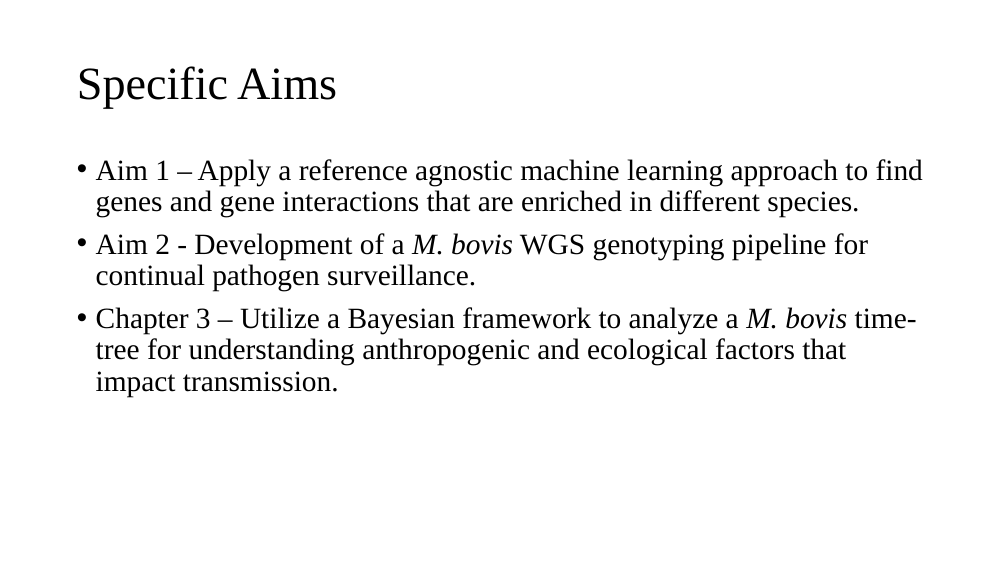
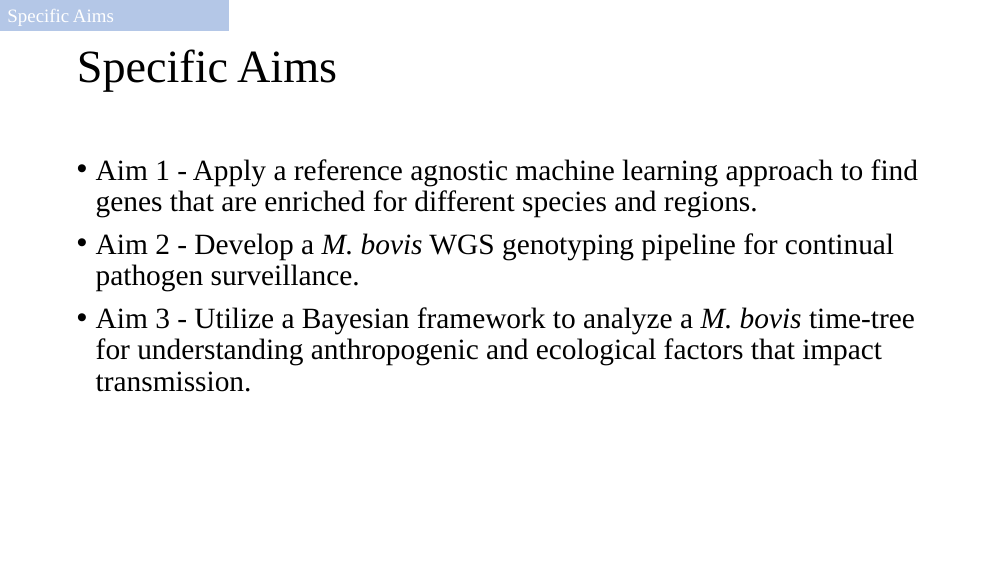
Before and after one commit to salvadorlab/Bovis-PangenomeOfReservoirs, a slide deck: slide 18 of Resources/2021_committeemeeting.pptx (slide 14 before the commit). Drawn at 1008x567 pixels with LibreOffice and Linux fonts; fonts in the diff are those of the drawing. Boxes give left, top, right and bottom in pixels: in the first picture for what was removed or moved away, otherwise in the second. Text is boxed around its words. In the diff, an @@ line names an element or a change of style, - is before the commit and + after.

```diff
--- a/Resources/2021_committeemeeting.pptx
+++ b/Resources/2021_committeemeeting.pptx
@@ rectangle added at (0,0,229,30), fill #B4C7E7, outline #B4C7E7 1 pt, 18 pt, text #FFFFFF @@
+Specific Aims
@@ title "Specific Aims": place and size @@
-title "Specific Aims" at (77,66,337,109)
+title "Specific Aims" at (77,49,337,91)
@@ text at (96,159,918,392): text changed @@
-• Aim 1 – Apply a reference agnostic machine learning approach to find genes and gene interactions that are enriched in different species.
-• Aim 2 - Development of a M. bovis WGS genotyping pipeline for continual pathogen surveillance.
-• Chapter 3 – Utilize a Bayesian framework to analyze a M. bovis time-tree for understanding anthropogenic and ecological factors that impact transmission.
+• Aim 1 - Apply a reference agnostic machine learning approach to find genes that are enriched for different species and regions.
+• Aim 2 - Develop a M. bovis WGS genotyping pipeline for continual pathogen surveillance.
+• Aim 3 - Utilize a Bayesian framework to analyze a M. bovis time-tree for understanding anthropogenic and ecological factors that impact transmission.
```
Also in this commit, not shown: 12 other slides changed, 8 slides added, 5 slides removed, 2 other files.
